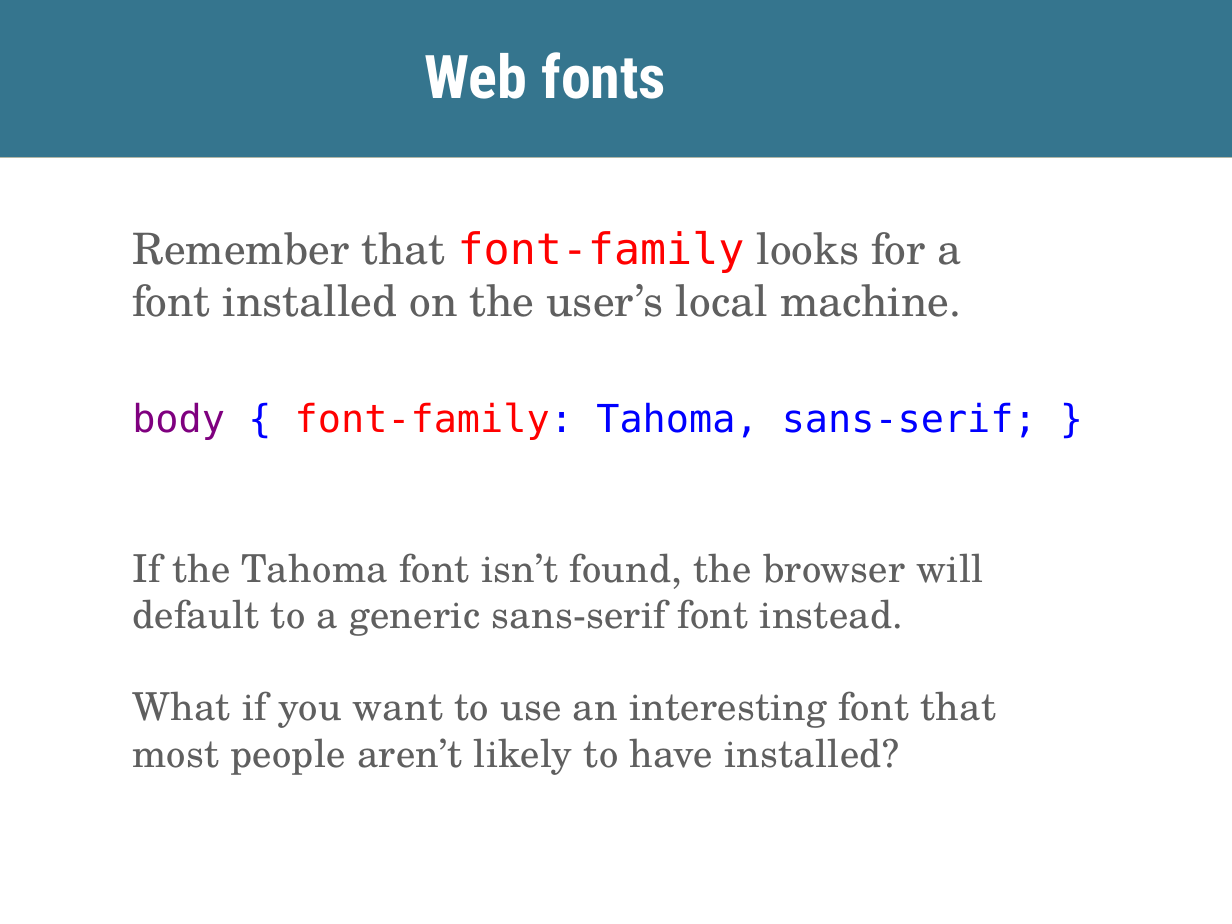
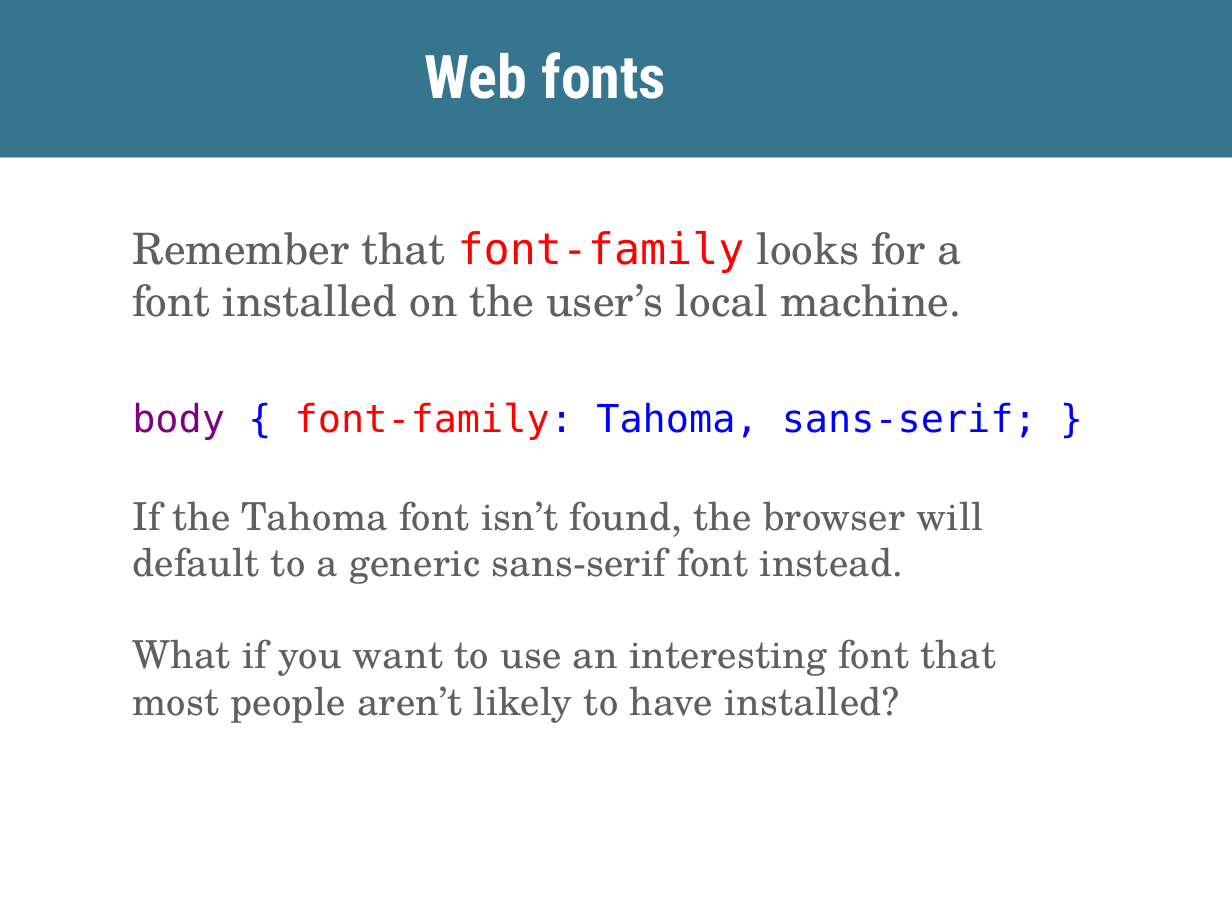
Before and after one commit to skornfeld/svc-class-jan-2018, a slide deck: slide 55 of slides/week-4.pptx (slide 59 before the commit). Drawn at 1232x924 pixels with LibreOffice and Linux fonts; fonts in the diff are those of the drawing. Boxes give left, top, right and bottom in pixels: in the first picture for what was removed or moved away, otherwise in the second. Text is boxed around its words. In the diff, an @@ line names an element or a change of style, - is before the commit and + after.

```diff
--- a/slides/week-4.pptx
+++ b/slides/week-4.pptx
@@ text "Remember that font-family looks for ..." rewrapped from bbox=[132, 231, 1037, 775] to bbox=[132, 231, 1037, 723] @@
```
Also in this commit, not shown: 12 other slides changed, 1 slide added, 4 slides removed, 6 other files.
